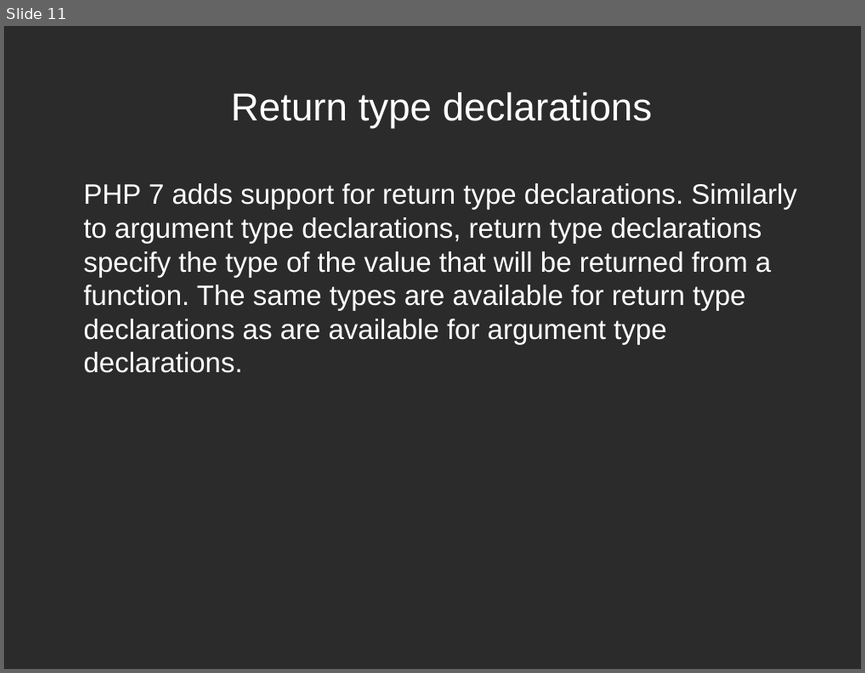
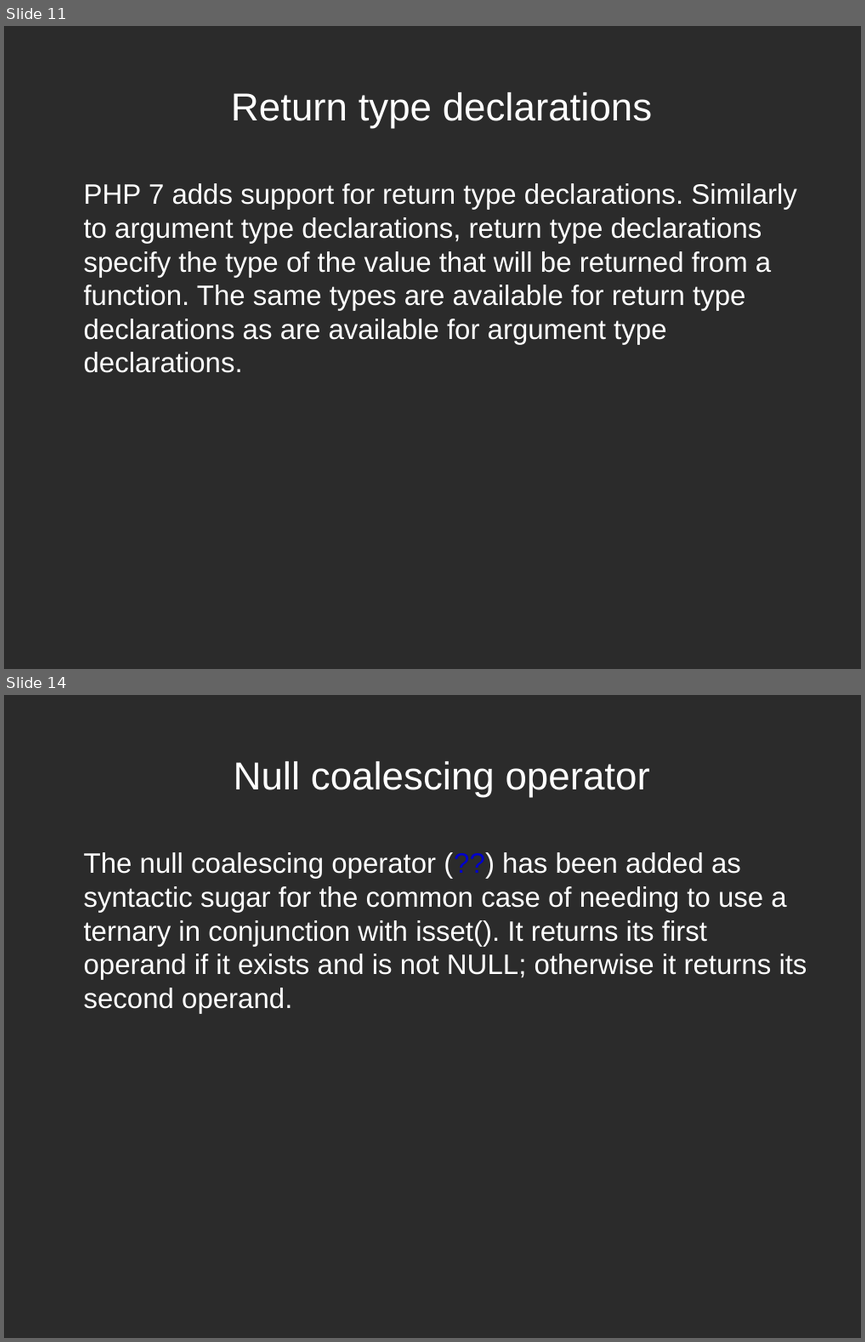
Before and after one commit to rmichal1/php7prezentacja, a slide deck: php7.odp. Shown one above the other, each under a label of ours: slide 11 before the commit, slides 11 and 14 after it; the slides between them are not shown. The pictures are 865x673 and 865x1342 pixels, drawn with LibreOffice and Linux fonts; fonts in the diff are those of the drawing; background and template pictures are left out; a plain dark background stands for a picture behind light text. Boxes give left, top, right and bottom in pixels: in the first picture for what was removed or moved away, otherwise in the second. Text is boxed around its words. In the diff, an @@ line names an element or a change of style, - is before the commit and + after.

```diff
--- a/php7.odp
+++ b/php7.odp
@@ slide 14 added at (4, 695, 861, 1338), background picture (left out) @@
@@ title added at (234, 761, 650, 797), 36 pt, text #FFFFFF @@
+Null coalescing operator
@@ text added at (84, 852, 807, 1013), 26 pt, text #FFFFFF @@
+The null coalescing operator (??) has been added as syntactic sugar for the common case of needing to use a ternary in conjunction with isset(). It returns its first operand if it exists and is not NULL; otherwise it returns its second operand.
```
Also in this commit, not shown: 3 slides changed, 14 other slides added, 39 other files.
